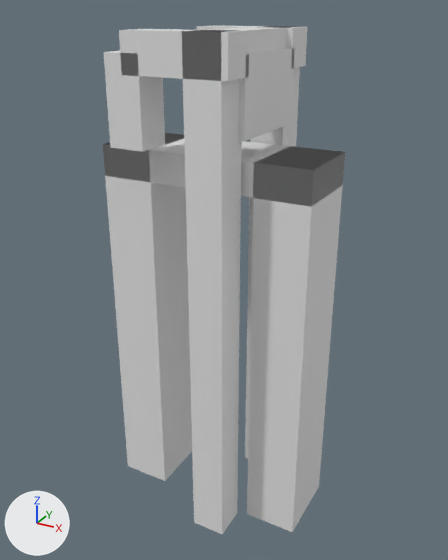
A saved change to the glTF model models/hardinxveld-giessendam/hardinxveld-giessendam-brug-af33a77d/hardinxveld-giessendam-brug-af33a77d.glb.
One viewpoint serves both versions: a 50 mm camera at (7.38, -13.24, 3.25) aimed at (0.04, 0.1, -3.43). Every picture has the same lights, and +X, +Y and +Z are marked at lower left. The first picture is the older version.

Objects in the first picture: 'building:balans', 'building:balans 2', 'building:contragewicht', 'building:hamei', 'building:hamei 2', 'building:hangstang 2', 'building:portaal', 'road:dek', 'road:landhoofd (aangenomen)', 'road:landhoofd (aangenomen) 2'.
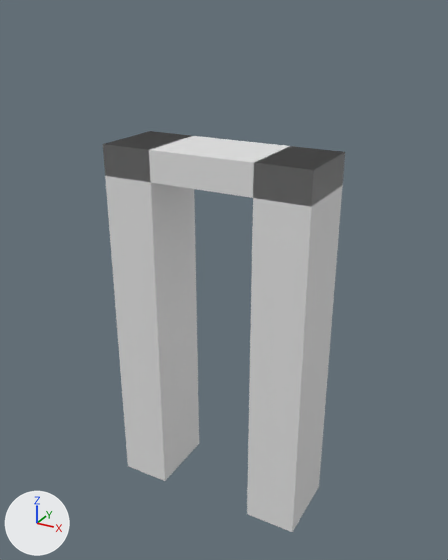
The edits, one by one:
Object 'building:hamei' (ob_building_hamei) is deleted.
Object 'building:hamei 2' (ob_building_hamei_2) is deleted.
Object 'building:portaal' (ob_building_portaal) is deleted.
Object 'building:balans' (ob_building_balans) is deleted.
Object 'building:balans 2' (ob_building_balans_2) is deleted.
Object 'building:hangstang 2' (ob_building_hangstang_2) is deleted.
Object 'building:contragewicht' (ob_building_contragewicht) is deleted.

Location of each change, [x1, y1, x2, y2] in pixels of the pictures (448 x 560 px):
'building:hamei 2', deleted
    before: [182, 30, 242, 534]
'building:balans 2', deleted
    before: [119, 29, 249, 81]
'building:hangstang 2', deleted
    before: [104, 51, 165, 152]
'building:contragewicht', deleted
    before: [238, 48, 295, 141]
'building:hamei', deleted
    before: [245, 26, 300, 458]
'building:portaal', deleted
    before: [194, 27, 290, 53]
'building:balans', deleted
    before: [197, 25, 307, 68]
